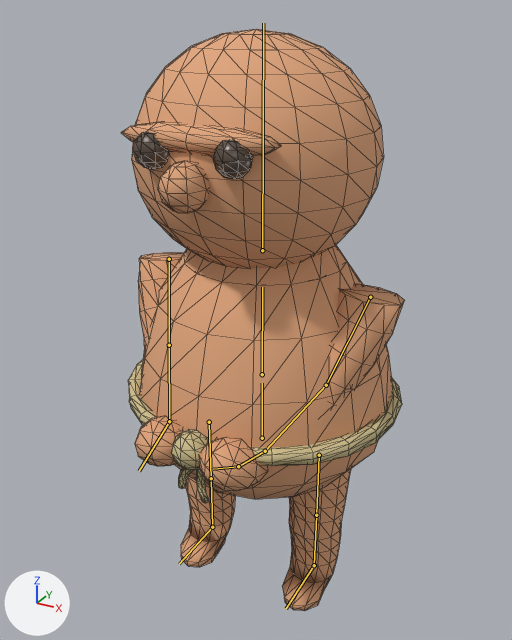
The glTF model godot/assets/models/resident.glb, before and after one commit.
Before and after are seen from a camera (50 mm lens) standing at (0.918, -1.71, 1.754) and looking at (-0.003, -0.037, 0.917). The axes (+X, +Y, +Z) are drawn at lower left. The lights are the same throughout. The older version comes first. Both versions are drawn at frame 0 of the action 'carry_idle'; the numbers are the values there. The bones that change, and the others that lie on the model, are drawn over the model as lines. Mesh edges are drawn as thin lines.

Objects in the first picture: 'Resident'.
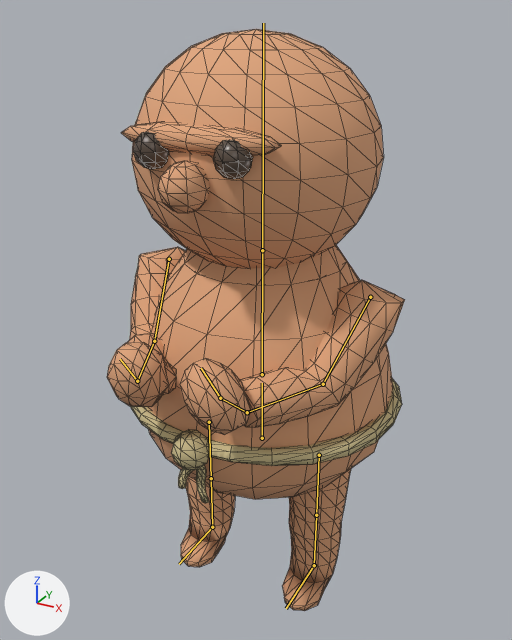
Location of each change, (x1, y1, x2, y2) in pixels of the pictures (512 x 640 px):
'Resident', posed: before (121, 29, 405, 611); after (107, 29, 405, 611)
bone 'UpperArm.L', root to tip: before (169, 259) to (169, 345); after (169, 259) to (154, 341)
bone 'LowerArm.L', root to tip: before (169, 345) to (169, 421); after (154, 341) to (137, 381)
bone 'Hand.L', root to tip: before (169, 421) to (139, 471); after (137, 381) to (120, 359)
bone 'UpperArm.R', root to tip: before (370, 297) to (326, 385); after (370, 297) to (323, 384)
bone 'LowerArm.R', root to tip: before (326, 385) to (265, 451); after (323, 384) to (247, 412)
bone 'Hand.R', root to tip: before (265, 451) to (238, 466); after (247, 412) to (220, 398)

The change in detail:
Bone 'UpperArm.L' (bone_upperarm_l) turns from (-34, -33, -3) to (-46, -25, 6) degrees about its own x, y and z.
Bone 'LowerArm.L' (bone_lowerarm_l) turns from (-13, 0, 12) to (-42, -12, 26) degrees about its own x, y and z.
Bone 'Hand.L' (bone_hand_l) turns from (15, 0, 18) to (15, 0, 15) degrees about its own x, y and z.
Bone 'UpperArm.R' (bone_upperarm_r) turns from (-34, 33, 3) to (-46, 25, -6) degrees about its own x, y and z.
Bone 'LowerArm.R' (bone_lowerarm_r) turns from (-13, 0, -12) to (-42, 12, -26) degrees about its own x, y and z.
Bone 'Hand.R' (bone_hand_r) turns from (15, 0, -18) to (15, 0, -15) degrees about its own x, y and z.
